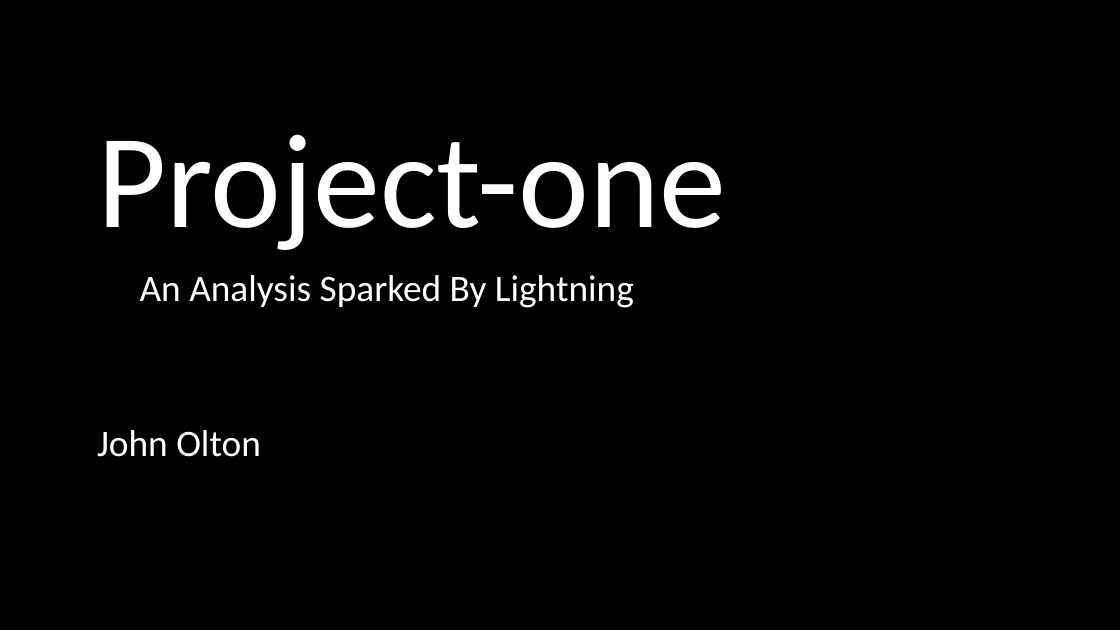
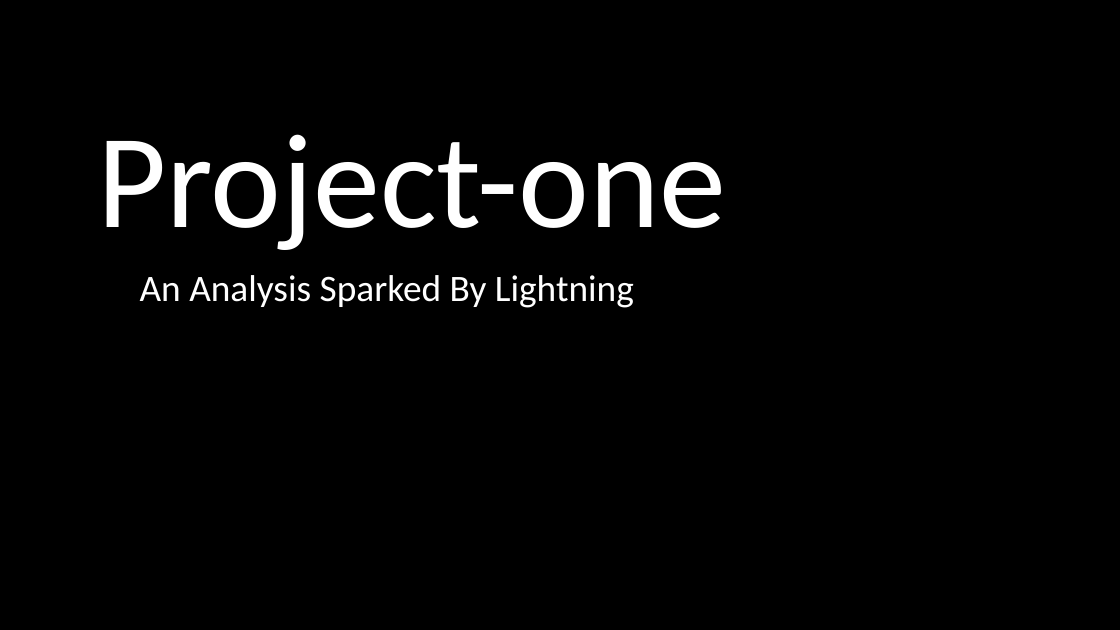
Before and after one commit to phazenoize/project-one, a slide deck: slide 1 of Project-one Wildfires.pptx. Drawn at 1120x630 pixels with LibreOffice and Linux fonts; fonts in the diff are those of the drawing; background and template pictures are left out. Boxes give left, top, right and bottom in pixels: in the first picture for what was removed or moved away, otherwise in the second. Text is boxed around its words. In the diff, an @@ line names an element or a change of style, - is before the commit and + after.

```diff
--- a/Project-one Wildfires.pptx
+++ b/Project-one Wildfires.pptx
@@ subtitle removed at [97, 430, 261, 457] @@
-John Olton
```
Also in this commit, not shown: 5 slides added, 6 slides removed.
